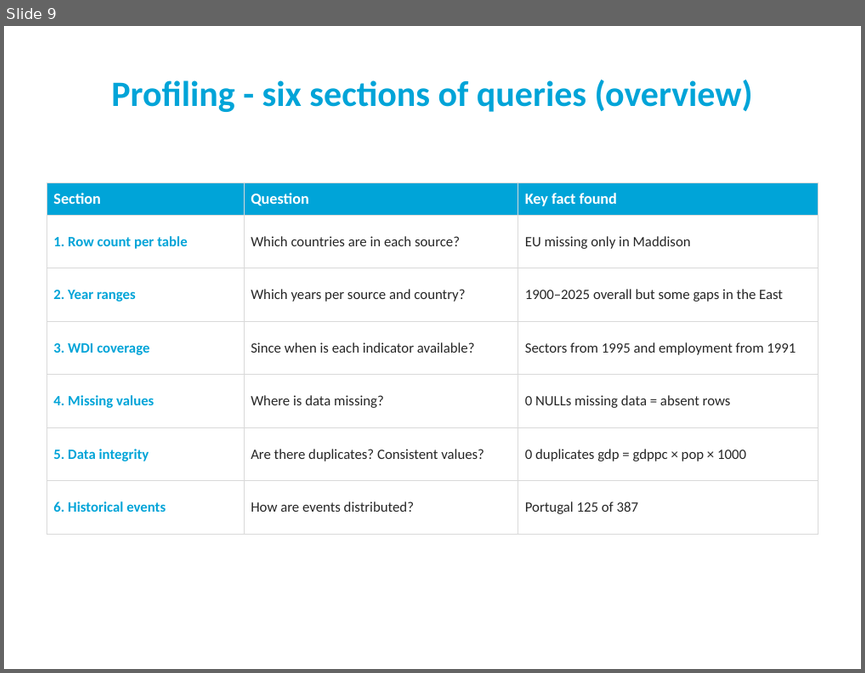
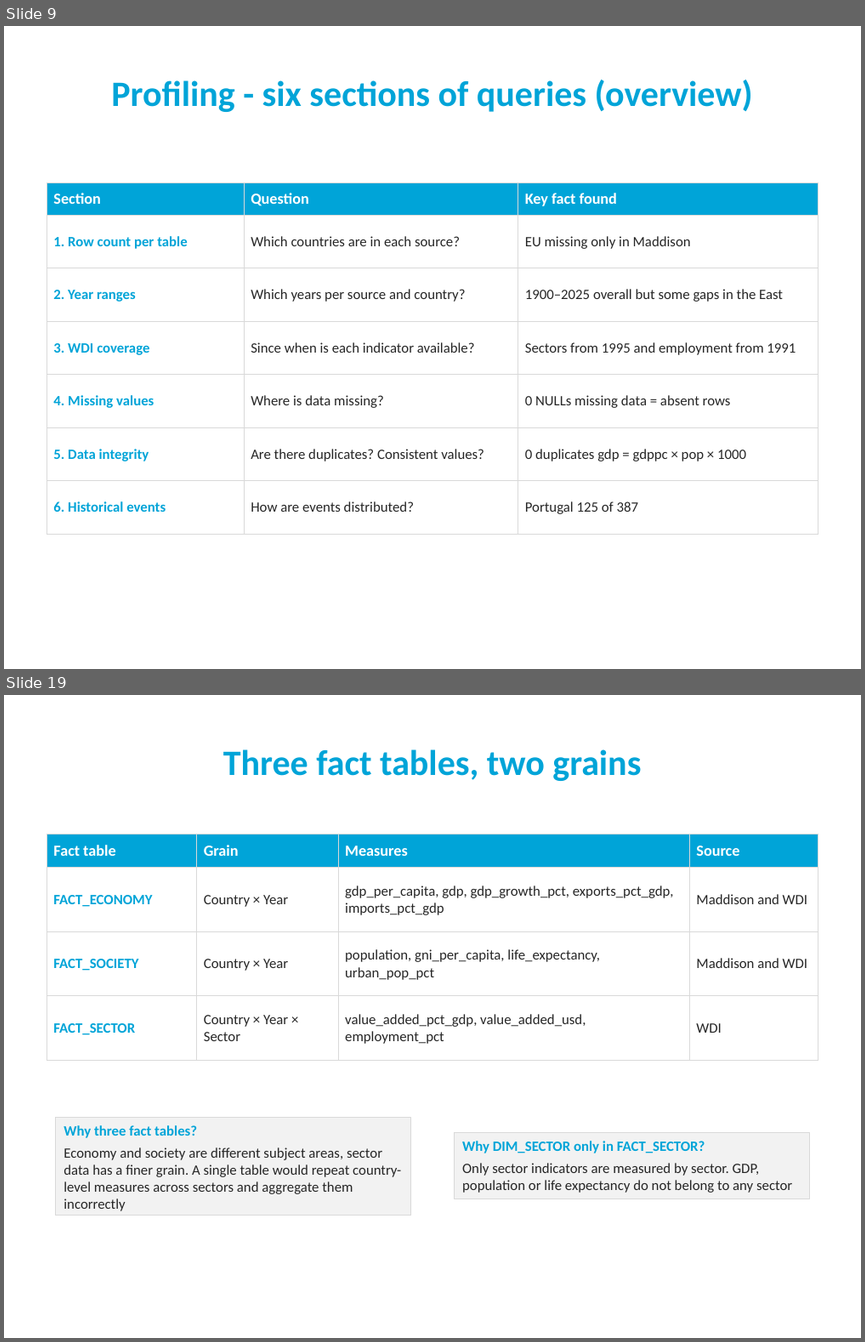
Before and after one commit to goncalo151515/AID, a slide deck: slides_20.pptx. Shown one above the other, each under a label of ours: slide 9 before the commit, slides 9 and 19 after it; the slides between them are not shown. The pictures are 865x673 and 865x1342 pixels, drawn with LibreOffice and Linux fonts; fonts in the diff are those of the drawing; background and template pictures are left out. Boxes give left, top, right and bottom in pixels: in the first picture for what was removed or moved away, otherwise in the second. Text is boxed around its words. In the diff, an @@ line names an element or a change of style, - is before the commit and + after.

```diff
--- a/slides_20.pptx
+++ b/slides_20.pptx
@@ slide 19 added at bbox=[4, 695, 861, 1338], background #FFFFFF @@
@@ title added at bbox=[223, 749, 641, 781], 30 pt, text #00A4D8, bold @@
+Three fact tables, two grains
@@ table added at bbox=[46, 834, 818, 1060], 4 rows, 4 columns @@
+Fact table | Grain | Measures | Source
+FACT_ECONOMY | Country × Year | gdp_per_capita, gdp, gdp_growth_pct, exports_pct_gdp, imports_pct_gdp | Maddison and WDI
+FACT_SOCIETY | Country × Year | population, gni_per_capita, life_expectancy, urban_pop_pct | Maddison and WDI
+FACT_SECTOR | Country × Year × Sector | value_added_pct_gdp, value_added_usd, employment_pct | WDI
@@ rectangle added at bbox=[55, 1117, 411, 1215], fill #F2F2F2, outline #D9D9D9 0.75 pt @@
@@ text added at bbox=[64, 1125, 401, 1211], 12 pt, text #262626 @@
+Why three fact tables?
+Economy and society are different subject areas, sector data has a finer grain. A single table would repeat country-level measures across sectors and aggregate them incorrectly
@@ rectangle added at bbox=[454, 1133, 810, 1199], fill #F2F2F2, outline #D9D9D9 0.75 pt @@
@@ text added at bbox=[462, 1140, 792, 1192], 12 pt, text #262626 @@
+Why DIM_SECTOR only in FACT_SECTOR?
+Only sector indicators are measured by sector. GDP, population or life expectancy do not belong to any sector
```
Also in this commit, not shown: 6 slides changed, 9 other slides added, 11 other files.
